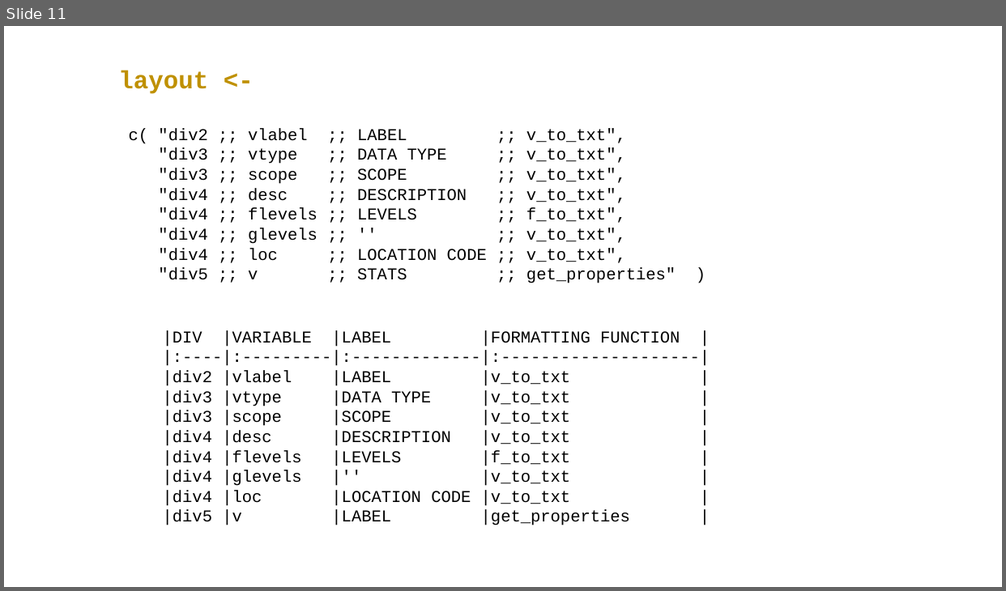
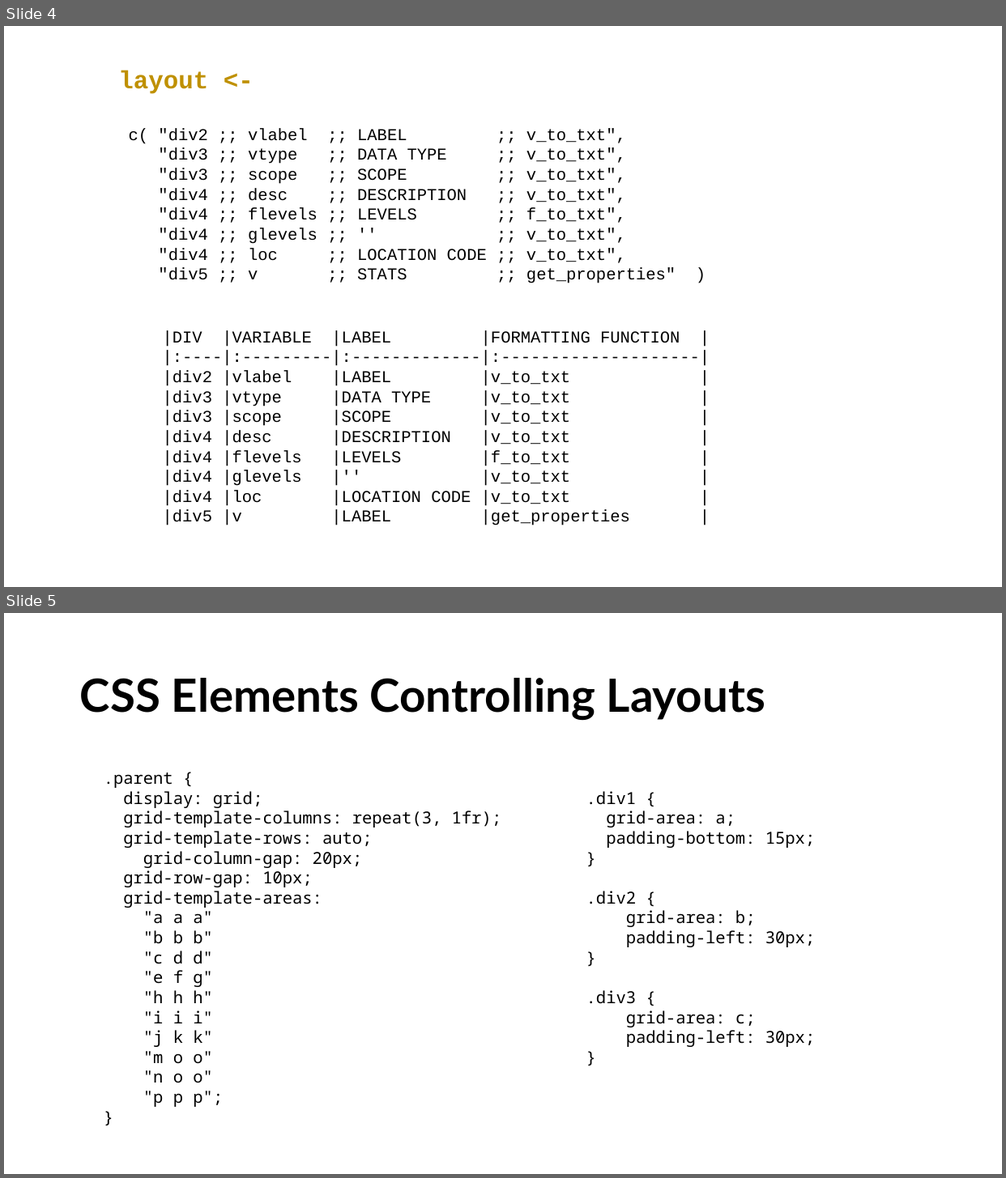
Before and after one commit to UrbanInstitute/datagoodr, a slide deck: pptx/LAYOUTS.pptx. Shown one above the other, each under a label of ours: slide 11 before the commit, slides 4 and 5 after it. The pictures are 1006x591 and 1006x1178 pixels, drawn with LibreOffice and Linux fonts; fonts in the diff are those of the drawing. Boxes give left, top, right and bottom in pixels: in the first picture for what was removed or moved away, otherwise in the second. Text is boxed around its words. In the diff, an @@ line names an element or a change of style, - is before the commit and + after.

```diff
--- a/pptx/LAYOUTS.pptx
+++ b/pptx/LAYOUTS.pptx
@@ slide 5 added at bbox=[4, 613, 1002, 1174], background #FFFFFF @@
@@ title added at bbox=[80, 678, 765, 720], 44 pt, text #000000, bold @@
+CSS Elements Controlling Layouts
@@ text added at bbox=[104, 773, 501, 1107], 16 pt, text #000000 @@
+.parent {
+display: grid;
+grid-template-columns: repeat(3, 1fr);
+grid-template-rows: auto;
+grid-column-gap: 20px;
+grid-row-gap: 10px;
+grid-template-areas:
+"a a a"
+"b b b"
+"c d d"
+"e f g"
+"h h h"
+"i i i"
+"j k k"
+"m o o"
+"n o o"
+"p p p";
+}
@@ text added at bbox=[586, 791, 815, 1047], 16 pt, text #000000 @@
+.div1 {
+grid-area: a;
+padding-bottom: 15px;
+}
+.div2 {
+grid-area: b;
+padding-left: 30px;
+}
+.div3 {
+grid-area: c;
+padding-left: 30px;
+}
@@ what was slide 11 is now slide 4 @@
```
Also in this commit, not shown: 7 slides changed, 7 other slides added, 2 slides removed, 27 other files.
